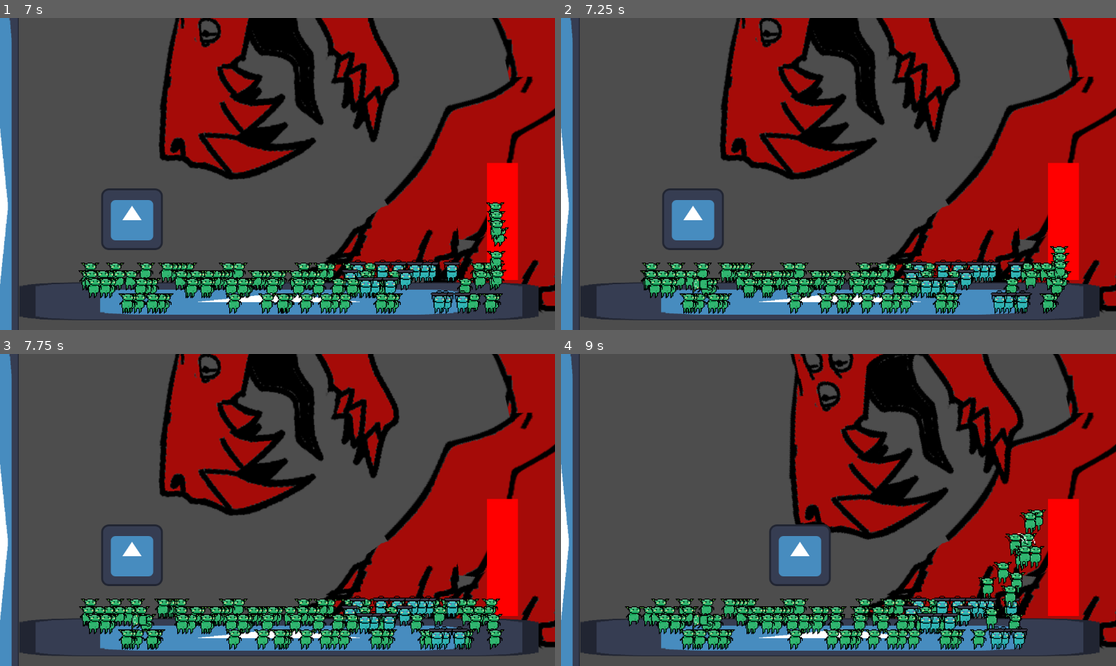
Above: before the commit, frames 1-4 (two rows, left to right).
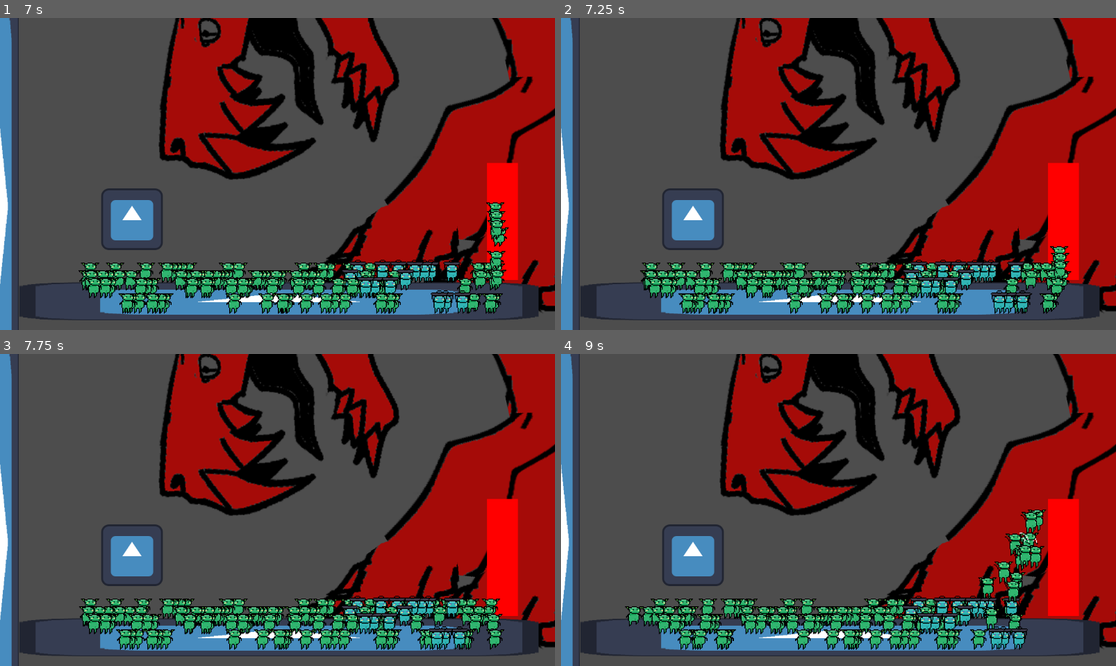
Above: after the commit, the same moments.

Repository: thecaptaincarrot/GMTK-2024-Game-Jam
Game: Godot game, scene res://main.tscn
The game is run twice, just before and just after one commit, with the same random seed, the same clock (stepped at 60 frames per second) and the same inputs. The engine's default icon, where the game draws it, is replaced by a stand-in: a white triangle on a blue panel in a dark square.
Inputs:
- Up to frame 1 (7 s): click "New Run" at 0.5 s; click "To combat!" at 1.25 s; tap Enter at 2 s
- Up to frame 2 (7.25 s): no input
- Up to frame 3 (7.75 s): no input
- Up to frame 4 (9 s): no input

Frame 1 is identical in both runs. In frame 2, 1.2% of the frame differs, in the area x 19-74%, y 78-95%; in frame 3, 1.5%; in frame 4, 28%, in the area x 14-87%, y 0-95%.
Error after the commit: Parse Error: Too many arguments for "hurt()" call. Expected at most 0 but received 1. (res://Entities/Enemies/Dragon/BiteState.gd:16)

Commit message:
removed old hurt code
Hurt now just de levels shields and kills basics

Diff:
--- a/Entities/Gooblins/gooblin.gd
+++ b/Entities/Gooblins/gooblin.gd
@@ -23,8 +23,6 @@
 
 @export var attack_radius = 256.0
 
-@export var max_health = 2
-
 @export var move_speed = 300.0
 
 @export var despawn_timer_time = 5.0
@@ -33,8 +31,6 @@
 #when input is not being sent to movement
 #functions off of a vector lerp
 @export var dampening = 0.03
-
-@onready var _health = max_health
 
 var _att_timer = Timer.new()
 
@@ -88,7 +84,6 @@
 	elif(unit_type == GooblinType.SHIELD):
 		_sprite.texture = load("res://Textures/Entities/GoblinShield.png")
 		_can_attack = false
-
 	else:
 		pass
 
@@ -110,16 +105,11 @@
 
 		move_and_slide()
 
-func hurt(amount:int):
-	_health -= amount
-	if(_health <= 0):
-		_health = 0
+func hurt():
+	if(unit_type == GooblinType.SHIELD):
+		convert_to_basic_gooblin()
+	elif(unit_type == GooblinType.BASIC):
 		die()
-
-func heal(amount:int):
-	_health += amount
-	if(_health > max_health):
-		_health = max_health
 
 func die():
 	_is_dead = true
@@ -136,6 +126,7 @@
 		#spawn a shield entity to bounce around
 		_sprite.texture = load("res://Textures/Entities/GoblinBasic.png")
 		_can_attack = true
+		unit_type = GooblinType.BASIC
 		emit_signal("gooblin_changed", GooblinType.SHIELD, GooblinType.BASIC, self)
 
 func _despawn_timeout():
--- a/Entities/Gooblins/gooblin.tscn
+++ b/Entities/Gooblins/gooblin.tscn
@@ -6,6 +6,33 @@
 [sub_resource type="CapsuleShape2D" id="CapsuleShape2D_yumhv"]
 radius = 16.0
 height = 50.0
+
+[sub_resource type="Animation" id="Animation_it40n"]
+resource_name = "Dead"
+tracks/0/type = "value"
+tracks/0/imported = false
+tracks/0/enabled = true
+tracks/0/path = NodePath("Sprite:region_rect")
+tracks/0/interp = 1
+tracks/0/loop_wrap = true
+tracks/0/keys = {
+"times": PackedFloat32Array(0),
+"transitions": PackedFloat32Array(1),
+"update": 0,
+"values": [Rect2(0, 64, 32, 32)]
+}
+tracks/1/type = "value"
+tracks/1/imported = false
+tracks/1/enabled = true
+tracks/1/path = NodePath("Sprite:rotation")
+tracks/1/interp = 1
+tracks/1/loop_wrap = true
+tracks/1/keys = {
+"times": PackedFloat32Array(0),
+"transitions": PackedFloat32Array(1),
+"update": 0,
+"values": [-1.5708]
+}
 
 [sub_resource type="Animation" id="Animation_yv47e"]
 resource_name = "Idle"
@@ -120,33 +147,6 @@
 "values": [0.0]
 }
 
-[sub_resource type="Animation" id="Animation_it40n"]
-resource_name = "Dead"
-tracks/0/type = "value"
-tracks/0/imported = false
-tracks/0/enabled = true
-tracks/0/path = NodePath("Sprite:region_rect")
-tracks/0/interp = 1
-tracks/0/loop_wrap = true
-tracks/0/keys = {
-"times": PackedFloat32Array(0),
-"transitions": PackedFloat32Array(1),
-"update": 0,
-"values": [Rect2(0, 64, 32, 32)]
-}
-tracks/1/type = "value"
-tracks/1/imported = false
-tracks/1/enabled = true
-tracks/1/path = NodePath("Sprite:rotation")
-tracks/1/interp = 1
-tracks/1/loop_wrap = true
-tracks/1/keys = {
-"times": PackedFloat32Array(0),
-"transitions": PackedFloat32Array(1),
-"update": 0,
-"values": [-1.5708]
-}
-
 [sub_resource type="AnimationLibrary" id="AnimationLibrary_wjir5"]
 _data = {
 "Dead": SubResource("Animation_it40n"),
@@ -156,7 +156,7 @@
 "Walk": SubResource("Animation_6tbyr")
 }
 
-[node name="Gooblin" type="CharacterBody2D"]
+[node name="Gooblin" type="CharacterBody2D" groups=["Gooblin"]]
 collision_layer = 2
 script = ExtResource("1_qqrn7")
 
--- a/project.godot
+++ b/project.godot
@@ -19,6 +19,10 @@
 
 GooblinUpgrades="*res://Globals/GooblinUpgrades.gd"
 
+[global_group]
+
+Gooblin=""
+
 [layer_names]
 
 2d_physics/layer_1="Ground"
